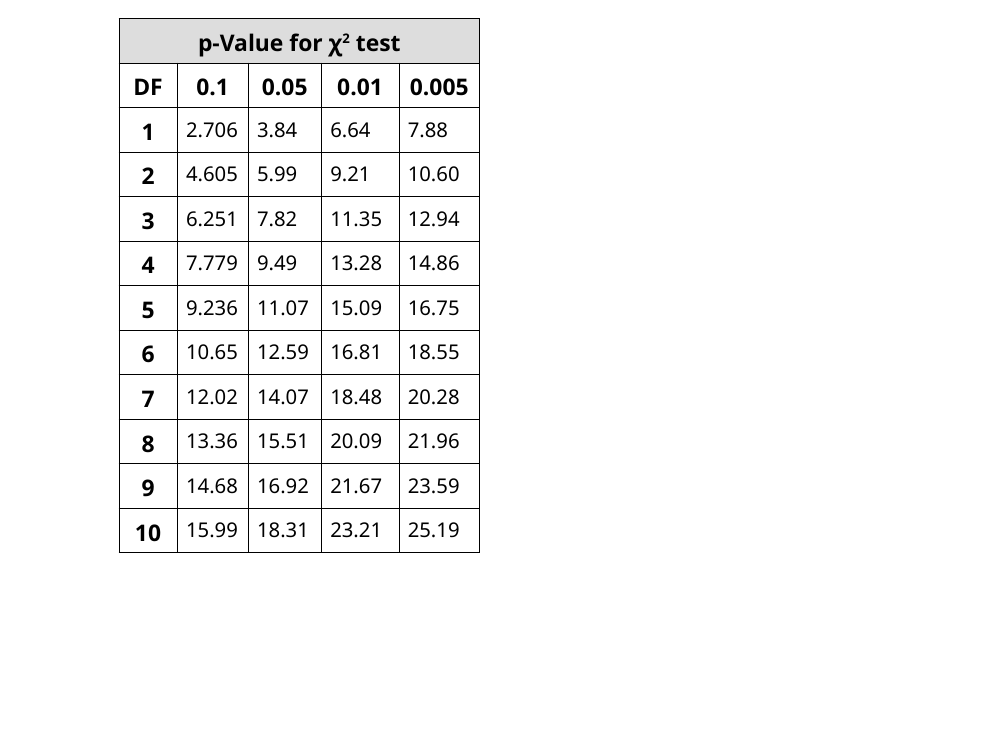
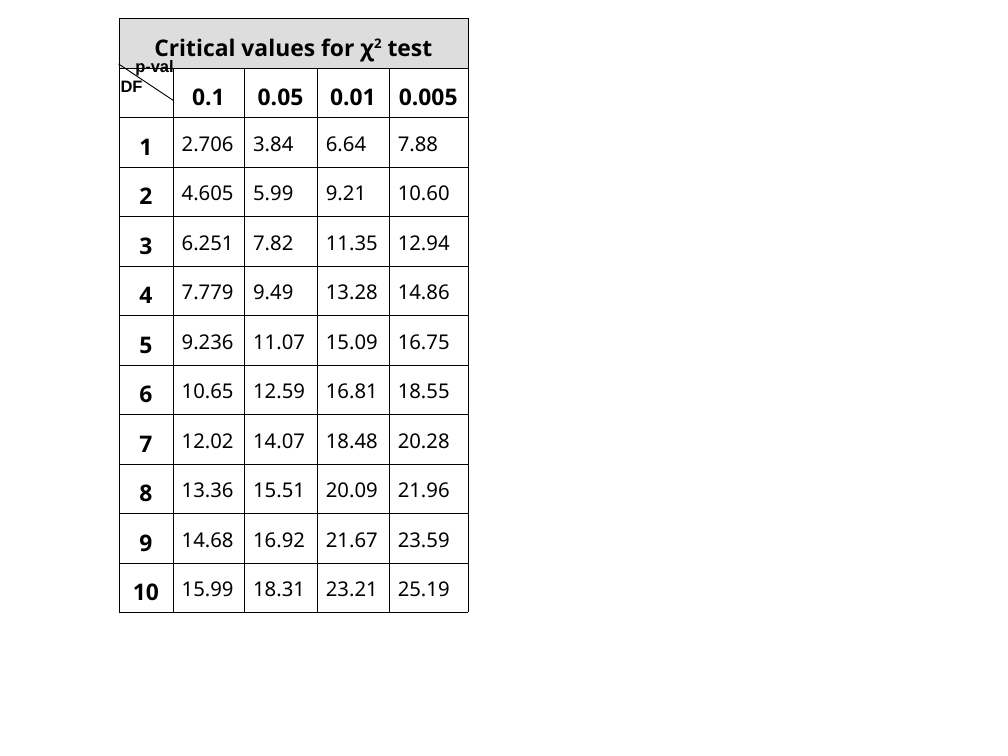
Before and after one commit to jeremyseto/bio-oer, a slide deck: slide 1 of figures/genetics/chi-square_table.ppt. Drawn at 1008x756 pixels with LibreOffice and Linux fonts; fonts in the diff are those of the drawing. Boxes give left, top, right and bottom in pixels: in the first picture for what was removed or moved away, otherwise in the second. Text is boxed around its words. In the diff, an @@ line names an element or a change of style, - is before the commit and + after.

Commit message:
fixed forked line

```diff
--- a/figures/genetics/chi-square_table.ppt
+++ b/figures/genetics/chi-square_table.ppt
@@ table at (x1=119, y1=18, x2=468, y2=605) @@
-row 1, column 1: p-Value for χ2 test
+row 1, column 1: Critical values for χ2 test
-row 2, column 1: DF
+row 2, column 1: 
@@ line spacing 1.13 to 1.29 @@
@@ borders changed @@
@@ table resized from (x1=119, y1=18, x2=480, y2=546) to (x1=119, y1=18, x2=468, y2=605) @@
@@ line added from (174, 101) to (119, 64), #000000 0.74 pt @@
@@ text added at (x1=121, y1=78, x2=143, y2=92), 13 pt, text #000000, bold @@
+DF
@@ text added at (x1=135, y1=60, x2=173, y2=76), 13 pt, text #000000, bold @@
+p-val
```
Also in this commit, not shown: 3 other files.
